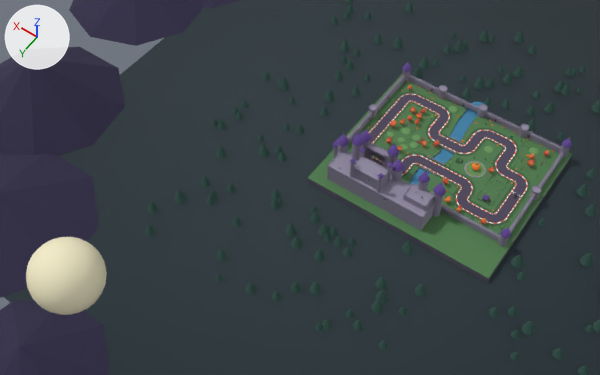
What one commit did to the Blender file blender/circuito.blend.
Before and after are seen from a 50 mm camera at (-163.0, 447.0, 541.0) aimed at (47.0, 154.0, 80.0). Arrows for +X, +Y and +Z are at upper left; the lights stay in place. The picture after the commit comes second.

Before the edit, the objects in view are built like this:
```python
me_castle = bpy.data.meshes.new('Castle')
me_castle.from_pydata(...)  # 26291 vertices, 26162 faces; spans x -43.5..56.5, y -42.7..3.3, z -13.5..36.7
me_castle.materials.append(mat_palette)  # picture img_palette
me_outside = bpy.data.meshes.new('Outside')
me_outside.from_pydata(...)  # 4988 vertices, 4346 faces; spans x -792.0..69.0, y -393.0..444.0, z -17.0..37.0
me_outside.materials.append(mat_palette)  # picture img_palette
me_sky = bpy.data.meshes.new('Sky')
me_sky.from_pydata(...)  # 1170 vertices, 1960 faces; spans x -79.0..85.0, y -260.0..9.0, z -14.0..148.0
me_sky.materials.append(mat_palette)  # picture img_palette
ob_castle = bpy.data.objects.new('Castle', me_castle)
ob_castle.location = (31.5, 40.7, 12.0)
ob_castle.rotation_euler = (0.0, 0.0, -3.142)  # degrees (0, 0, -180)
ob_outside = bpy.data.objects.new('Outside', me_outside)
ob_outside.location = (359.5, -3.4, 10.7)
ob_sky = bpy.data.objects.new('Sky', me_sky)
ob_sky.location = (71.1, 66.0, 35.5)
ob_sky.rotation_euler = (0.0877, 0.0, 3.293)  # degrees (5, 0, 189)
# also in view: 'Track' at (0.0, 2.0, 0.0); 'Garden' at (0.0, -5.0, 1.0); 'Walls' at (0.0, 0.0, 11.0); 'Ground' at (0.0, 15.0, -3.0)
```
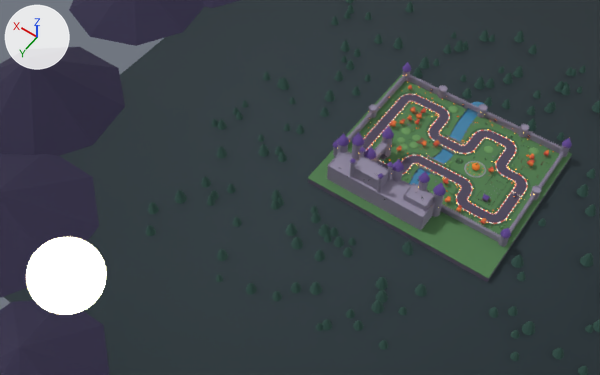
Where the newer file only moved an object's origin or applied its transform, the numbers keep the older frame.

What the commit changed:
Material 'PaletteGlow' (mat_paletteglow) is new.
Uses the picture img_palette.
me_castle is used by ob_castle; location (31.5, 40.7, 12.0); rotation (0.0, 0.0, -3.142), in degrees (0, 0, -180).
me_castle had 26291 vertices, 26162 faces and spanned x -43.5..56.5, y -42.7..3.3, z -13.5..36.7.
me_castle now has 26099 vertices, 25966 faces and spans x -43.5..56.5, y -42.7..14.2, z -13.5..36.7.
me_castle part 1: the loose piece of 192 vertices spanning x -31.2..-22.8, y -8.5..-0.1, z -12.0..12.0 is moved by (13.5, 13.5, 0.0).
me_castle part 2: 65 loose pieces with 2882 vertices, spanning x -32.0..5.0, y -15.3..3.3, z -12.0..24.1, are deleted.
me_castle part 3: 2690 vertices added at x -18.5..-5.9, y -22.8..14.2, z -12.0..24.1.
Other edits to the shape of me_castle do not show in these pictures.
me_castle gains material mat_paletteglow.
me_sky has 1170 vertices, 1960 faces and spans x -79.0..85.0, y -260.0..9.0, z -14.0..148.0.
me_sky is used by ob_sky; location (71.1, 66.0, 35.5); rotation (0.0877, 0.0, 3.293), in degrees (5, 0, 189).
me_sky part 4: 360 faces spanning x -79.0..-35.0, y -260.0..-216.0, z 104.0..148.0 switch from mat_palette (picture img_palette) to mat_paletteglow.

What differs and where, as boxes [x1, y1, x2, y2] in the pictures (600 x 375 px; the box of a moved part takes in the faces that stretch with it):
'Castle', reshaped
    before: [327, 129, 446, 230]
    after: [327, 126, 446, 230]
part 1 of me_castle, moved or reshaped
    before: [363, 141, 370, 157]
    after: [382, 137, 393, 157]
part 2 of me_castle, deleted
    before: [361, 129, 399, 174]
part 3 of me_castle, added
    after: [364, 126, 394, 164]
part 4 of me_sky, recoloured (beige to white)
    both: [26, 237, 107, 315]
